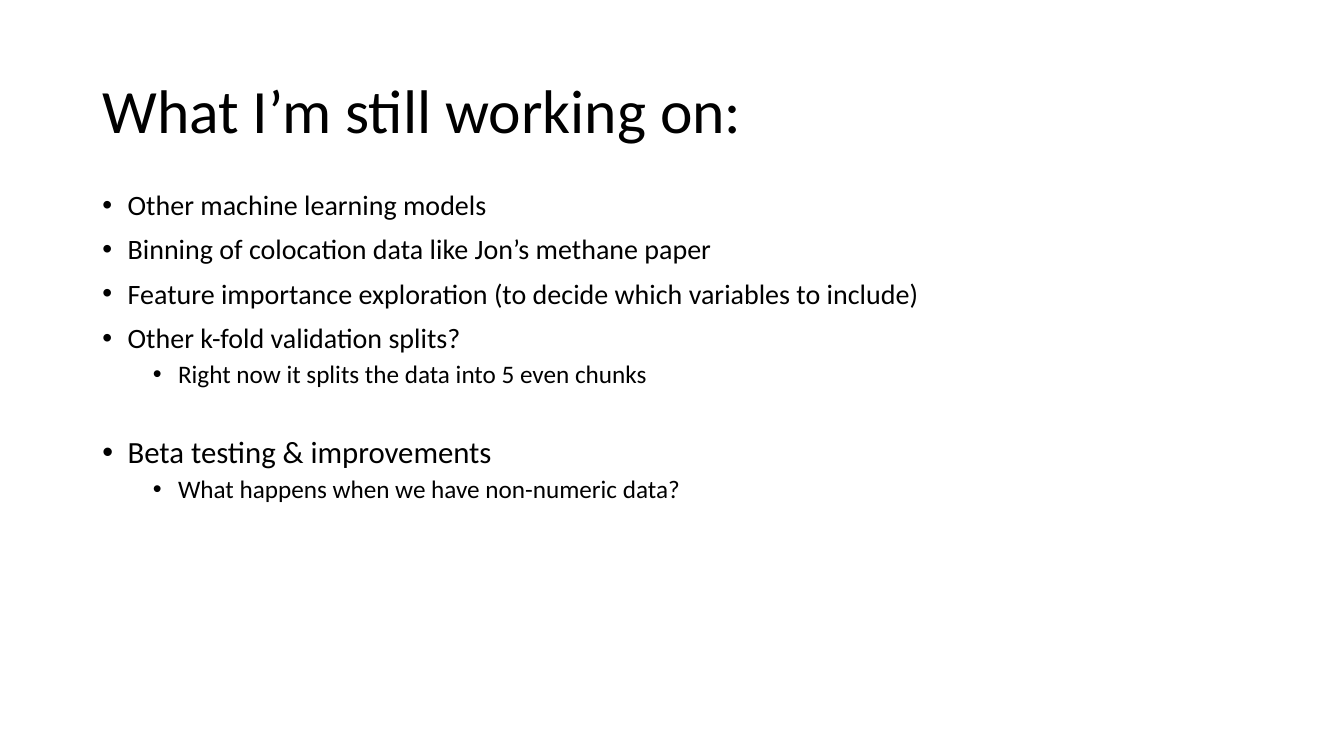
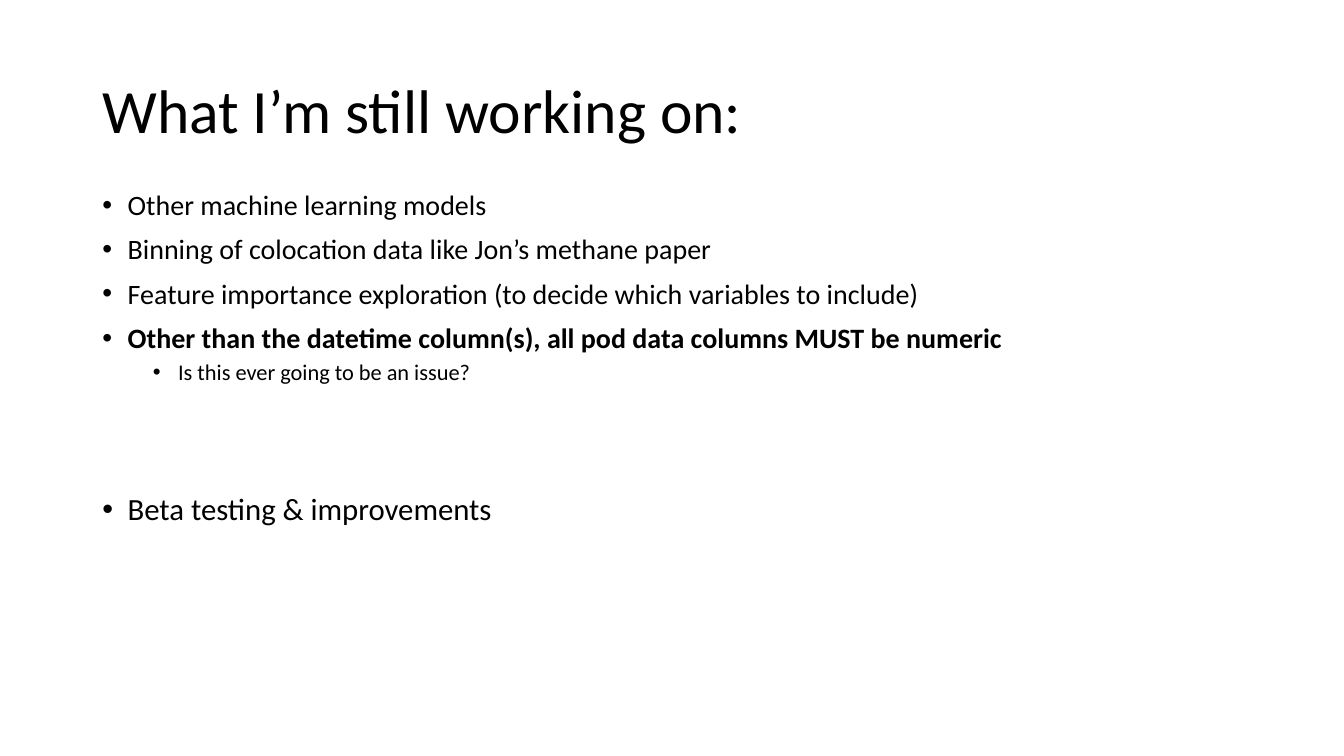
Before and after one commit to cafr1977/MPC_python, a slide deck: slide 8 of Python MPC.pptx (slide 5 before the commit). Drawn at 1344x756 pixels with LibreOffice and Linux fonts; fonts in the diff are those of the drawing. Boxes give left, top, right and bottom in pixels: in the first picture for what was removed or moved away, otherwise in the second. Text is boxed around its words. In the diff, an @@ line names an element or a change of style, - is before the commit and + after.

```diff
--- a/Python MPC.pptx
+++ b/Python MPC.pptx
@@ text at box(128, 327, 1002, 384): text changed; size 18 to 20 pt; bold on @@
-• Other k-fold validation splits?
-  • Right now it splits the data into 5 even chunks
+• Other than the datetime column(s), all pod data columns MUST be numeric
+  • Is this ever going to be an issue?
@@ text at box(178, 480, 680, 502): paragraph removed @@
-  • What happens when we have non-numeric data?
```
Also in this commit, not shown: 11 other slides changed, 5 slides added, 4 other files.
